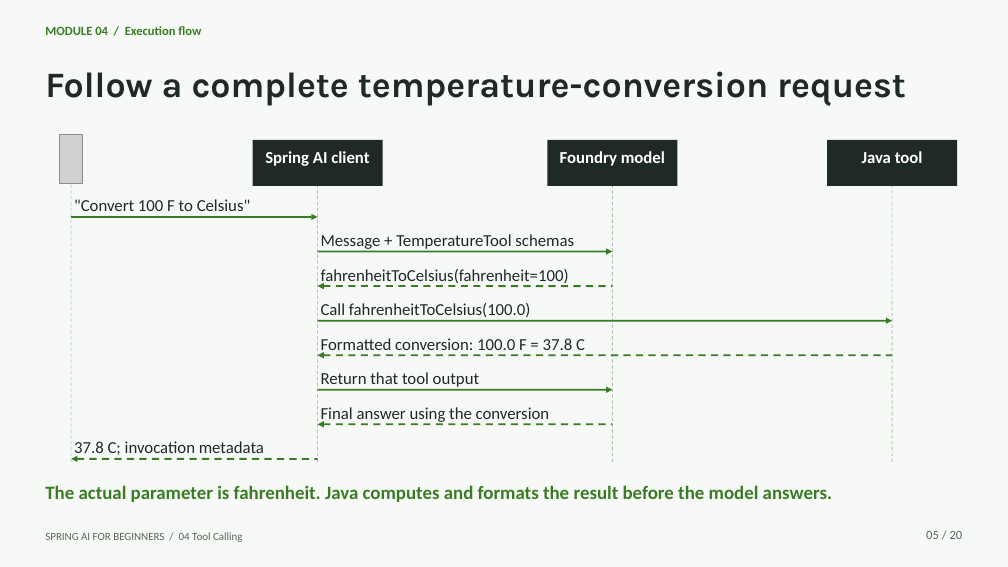
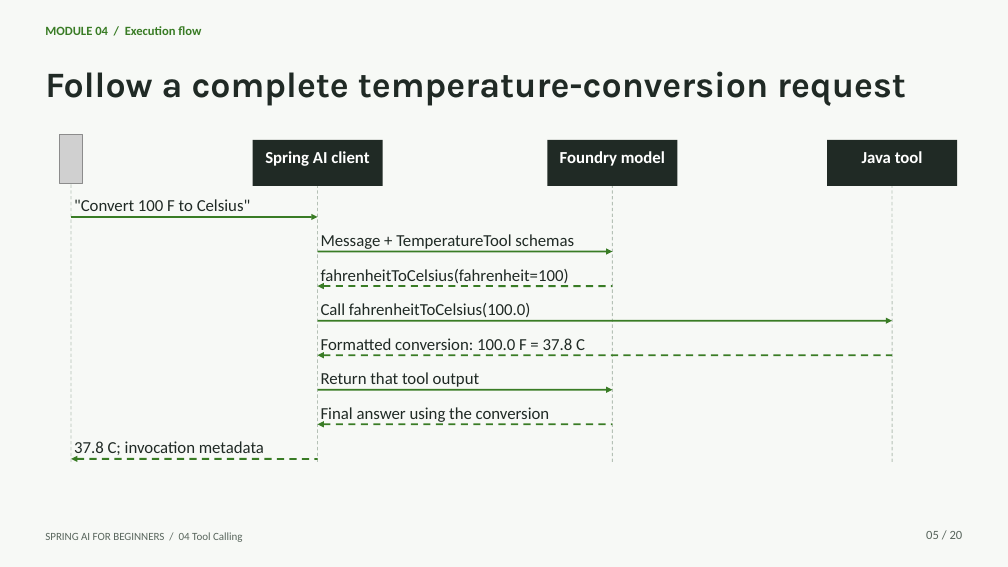
Before and after one commit to microsoft/Spring-AI-for-Beginners, a slide deck: slide 5 of presentations/04-tool-calling-with-spring-ai.pptx. Drawn at 1008x567 pixels with LibreOffice and Linux fonts; fonts in the diff are those of the drawing; grey boxes stand for pictures. Boxes give left, top, right and bottom in pixels: in the first picture for what was removed or moved away, otherwise in the second. Text is boxed around its words. In the diff, an @@ line names an element or a change of style, - is before the commit and + after.

```diff
--- a/presentations/04-tool-calling-with-spring-ai.pptx
+++ b/presentations/04-tool-calling-with-spring-ai.pptx
@@ text removed at <box>45,485,832,502</box> @@
-The actual parameter is fahrenheit. Java computes and formats the result before the model answers.
```
Also in this commit, not shown: 18 other slides changed, 5 other files.
